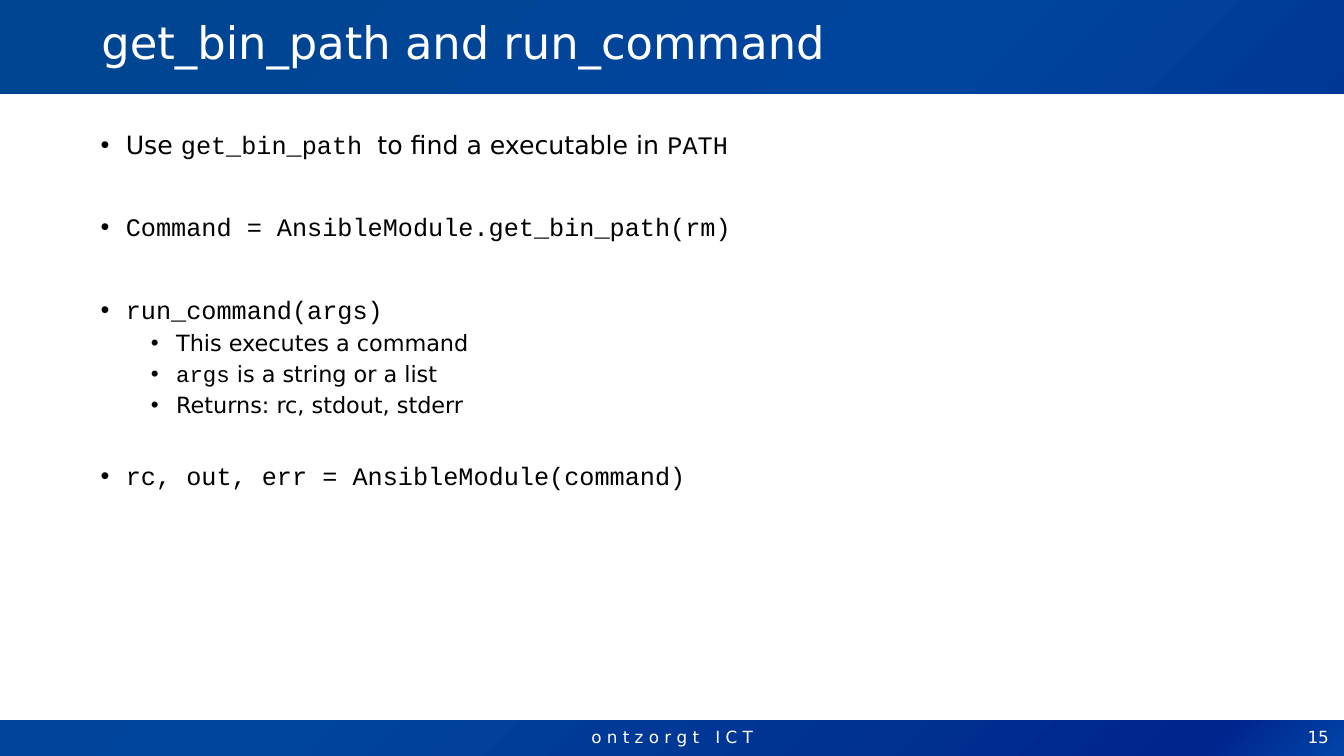
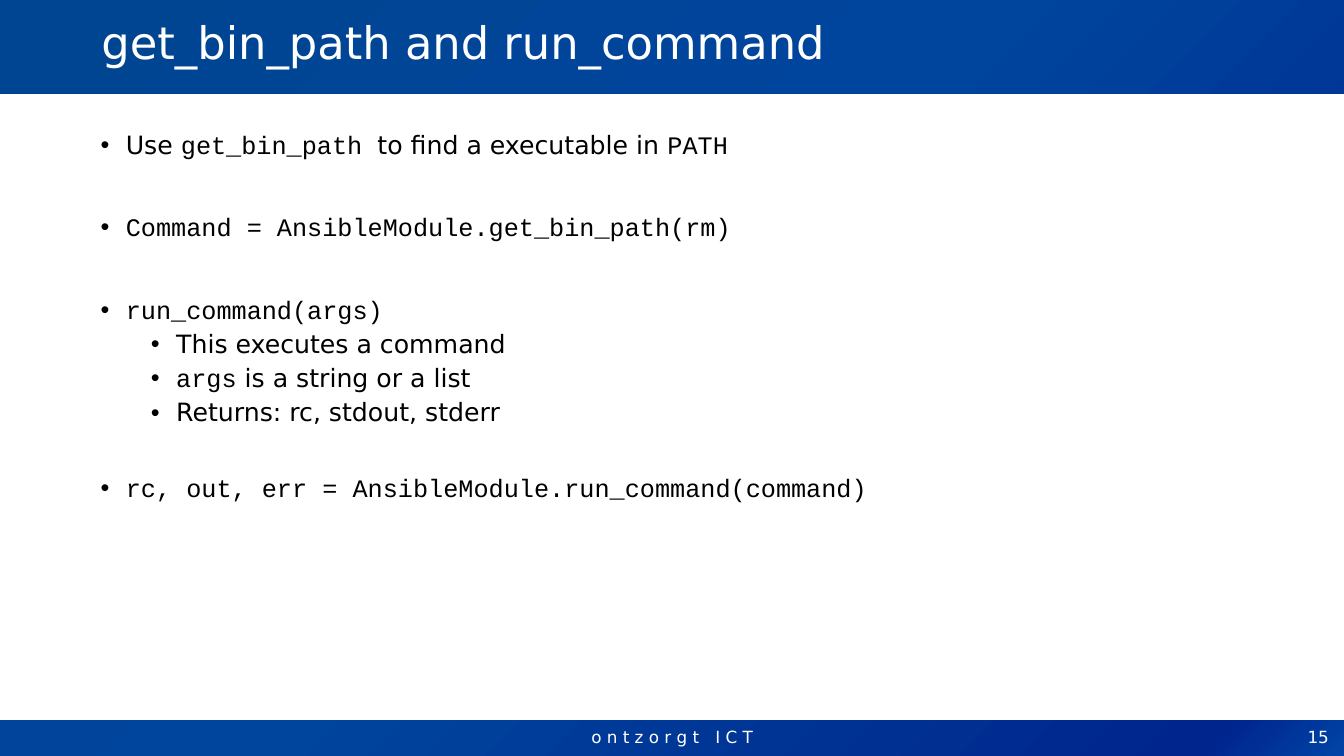
Before and after one commit to molekuul/modules_workshop, a slide deck: slide 15 of Workshop writing Ansible Module.pptx. Drawn at 1344x756 pixels with LibreOffice and Linux fonts; fonts in the diff are those of the drawing; background and template pictures are left out. Boxes give left, top, right and bottom in pixels: in the first picture for what was removed or moved away, otherwise in the second. Text is boxed around its words. In the diff, an @@ line names an element or a change of style, - is before the commit and + after.

```diff
--- a/Workshop writing Ansible Module.pptx
+++ b/Workshop writing Ansible Module.pptx
@@ text at box(176, 334, 506, 424): size 16 to 18 pt in "This executes a command", "args is a string or a list", "Returns: rc, stdout, stderr" @@
@@ text at box(126, 478, 867, 503): text changed @@
-• rc, out, err = AnsibleModule(command)
+• rc, out, err = AnsibleModule.run_command(command)
```
Also in this commit, not shown: 9 other slides changed, 3 slides added, 1 other file.
